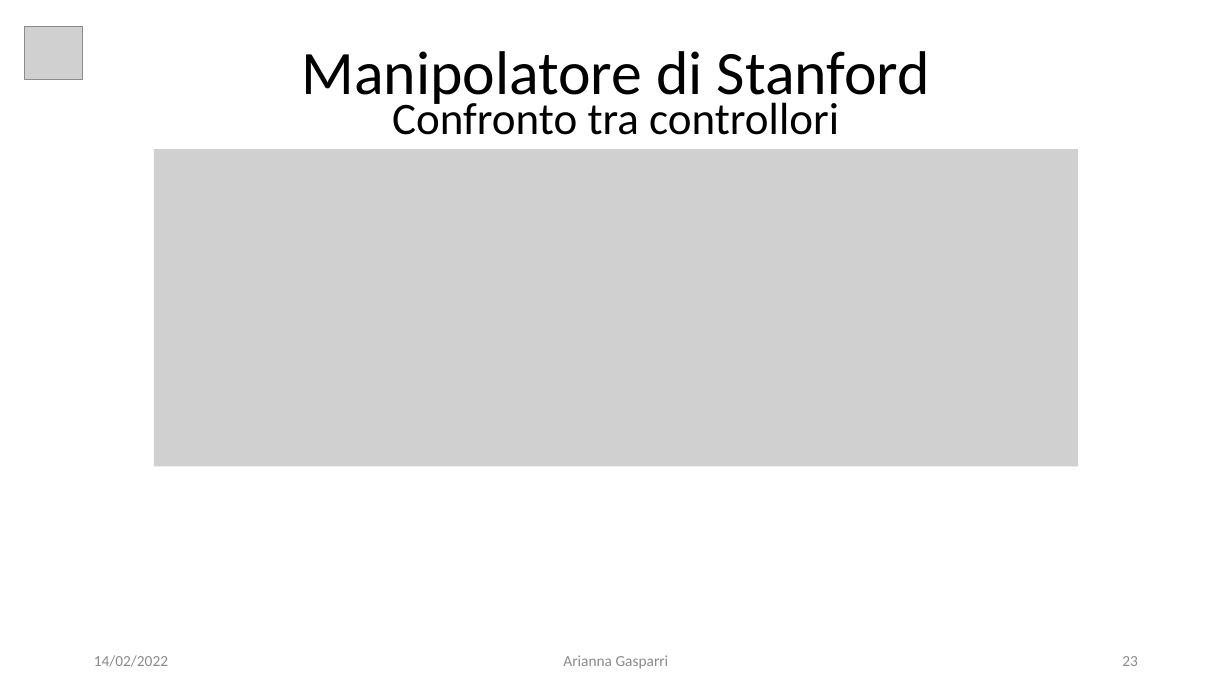
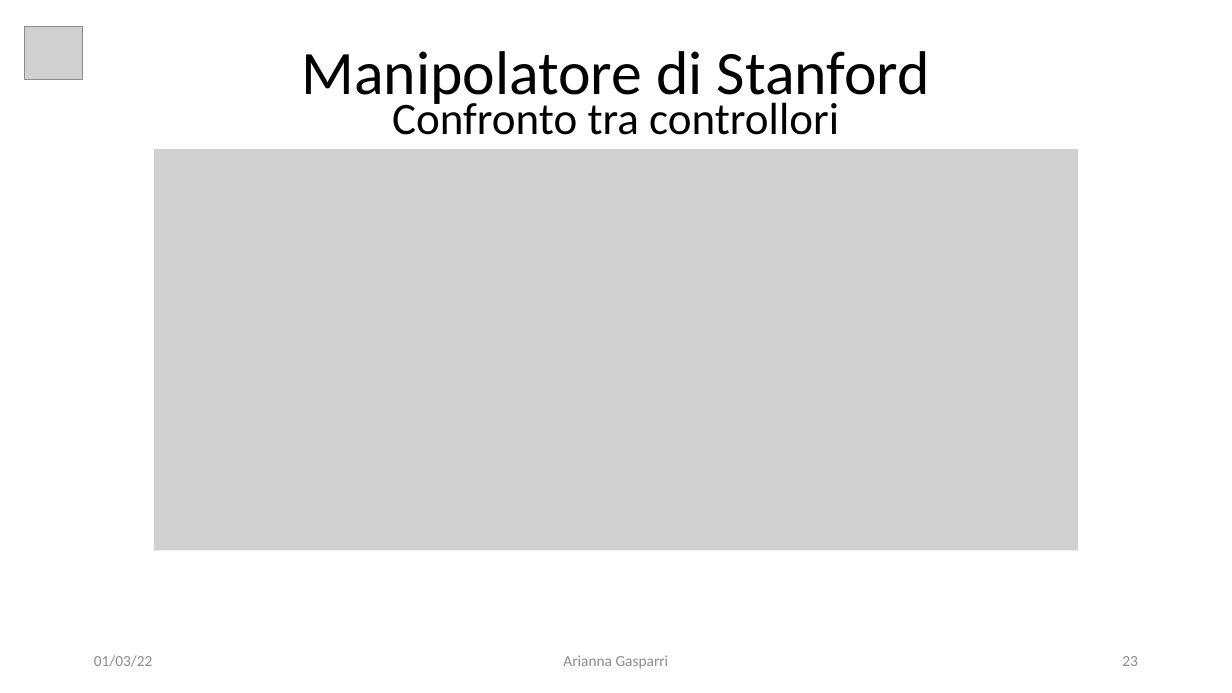
Before and after one commit to giga487/BicchiGas, a slide deck: slide 23 of Relazione/Presentazione.pptx. Drawn at 1232x693 pixels with LibreOffice and Linux fonts; fonts in the diff are those of the drawing; grey boxes stand for pictures. Boxes give left, top, right and bottom in pixels: in the first picture for what was removed or moved away, otherwise in the second. Text is boxed around its words. In the diff, an @@ line names an element or a change of style, - is before the commit and + after.

```diff
--- a/Relazione/Presentazione.pptx
+++ b/Relazione/Presentazione.pptx
@@ picture: place and size @@
-picture at bbox=[154, 149, 1079, 466]
+picture at bbox=[154, 149, 1079, 550]
@@ text at bbox=[94, 655, 153, 667]: text changed @@
-14/02/2022
+01/03/22
```
Also in this commit, not shown: 39 other slides changed, 3 other files.
